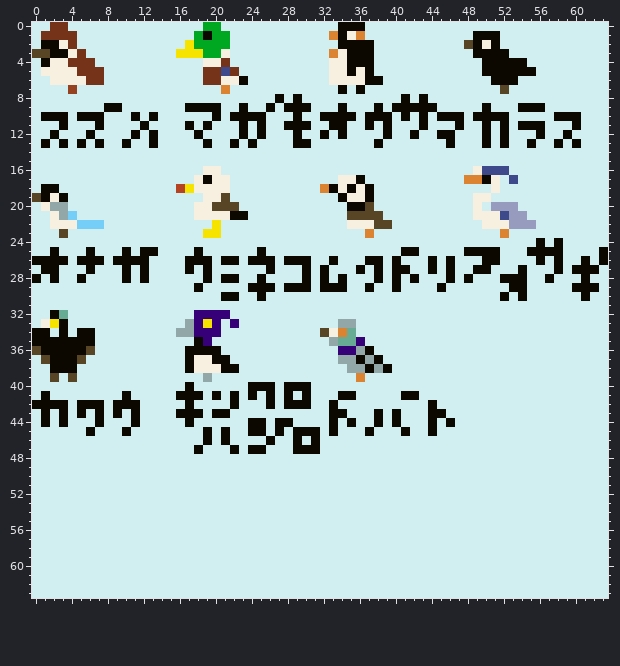
Two versions of one pixel-art sprite, src/2024/birds.png. Above, as it was before the edit.
The file is 64x64 pixels.
The result:
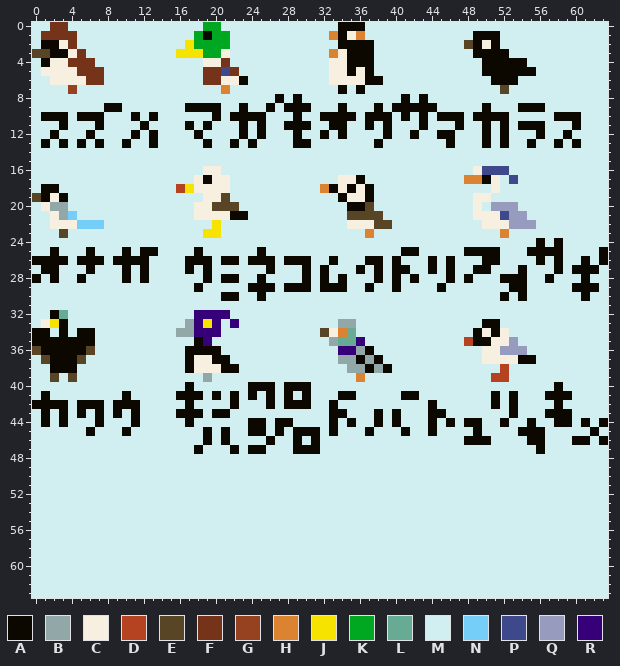
Palette (. is transparent): A #0c0800  B #92a7a8  C #f7f0e1  D #b54221  E #574526  F #75341a  G #964221  H #db8330  J #f7e300  K #00a822  L #67ab95  M #d1eff0  N #74cef7  P #3e498c  Q #979cbf  R #360078
Edits made:
y 33: x 50..51 MM -> AA
y 34: x 49..52 MMMM -> ACAC
y 35: x 48..53 MMMMMM -> DAACCQ
y 36: x 50..54 MMMMM -> CCQQQ
y 37: x 50..55 MMMMMM -> CCCCAA
y 38: x 52 M -> D
y 39: x 51..52 MM -> DD
y 40: x 58 M -> A
y 41: x 51 M -> A; x 53 M -> A; x 57..59 MMM -> AAA
y 42: x 51 M -> A; x 53 M -> A; x 58 M -> A
y 43: x 53 M -> A; x 57..59 MMM -> AAA
y 44: x 48..49 MM -> AA; x 52 M -> A; x 55 M -> A; x 58..59 MM -> AA; x 61 M -> A; x 63 M -> A
y 45: x 49 M -> A; x 54..56 MMM -> AAA; x 62 M -> A
y 46: x 48..50 MMM -> AAA; x 55..56 MM -> AA; x 60..61 MM -> AA; x 63 M -> A
y 47: x 56 M -> A
Where, in picture pixels (left, top, right, bottom), the same in both pictures:
changed: (464, 319, 608, 454)
